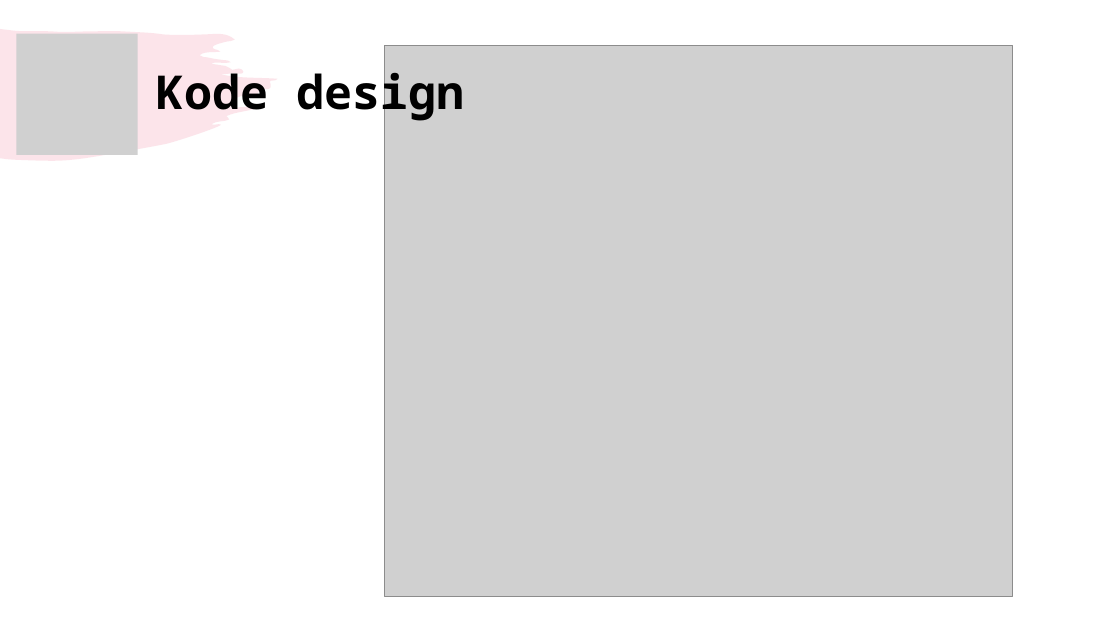
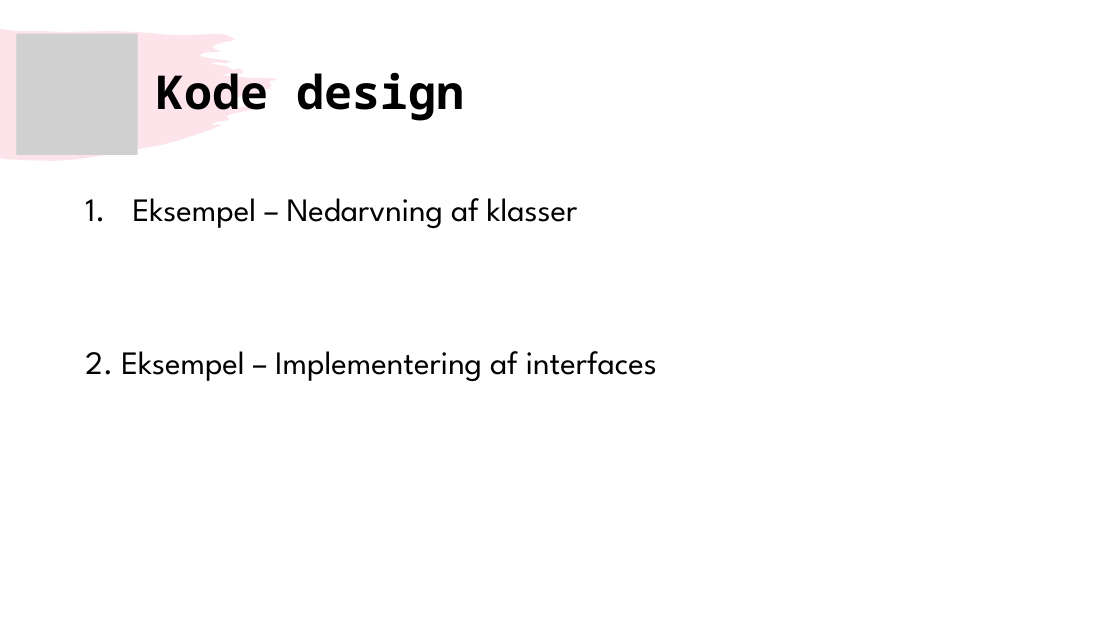
Before and after one commit to eelkjaer/Delfinen, a slide deck: slide 7 of Præsentation.pptx. Drawn at 1120x630 pixels with LibreOffice and Linux fonts; fonts in the diff are those of the drawing; grey boxes stand for pictures. Boxes give left, top, right and bottom in pixels: in the first picture for what was removed or moved away, otherwise in the second. Text is boxed around its words. In the diff, an @@ line names an element or a change of style, - is before the commit and + after.

```diff
--- a/Præsentation.pptx
+++ b/Præsentation.pptx
@@ picture removed at bbox=[385, 45, 1013, 597] @@
@@ text added at bbox=[85, 198, 657, 381], 28 pt, text #000000 @@
+1. Eksempel – Nedarvning af klasser
+2. Eksempel – Implementering af interfaces
```
Also in this commit, not shown: 5 other slides changed, 4 slides added, 1 slide removed, 2 other files.
